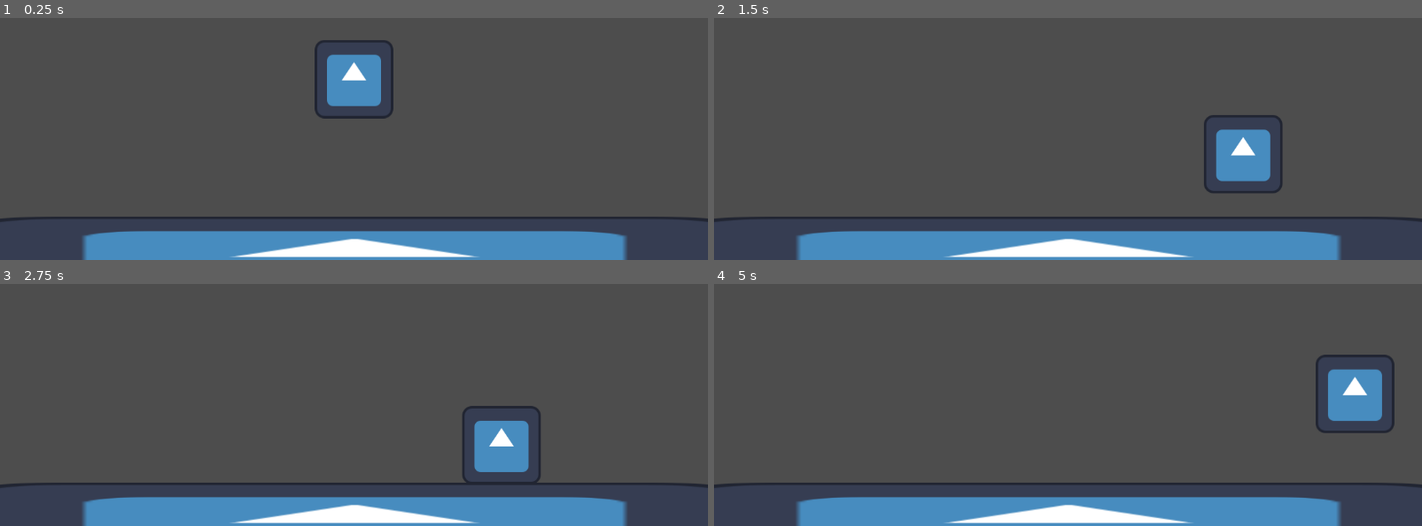
Above: before the commit, frames 1-4 (two rows, left to right).
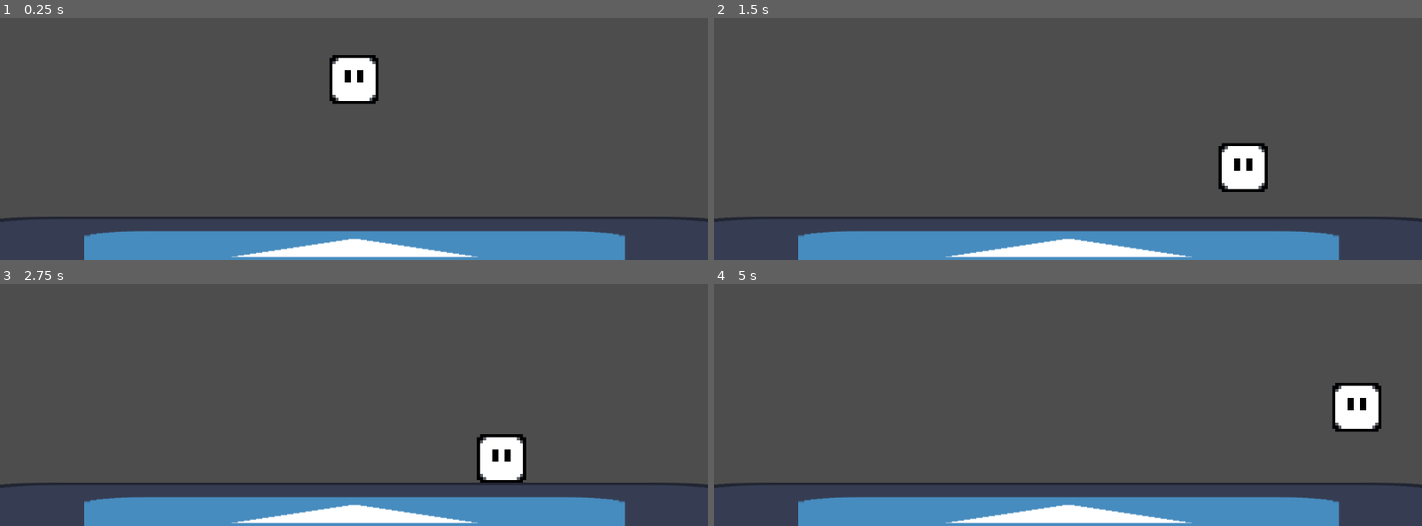
Above: after the commit, the same moments.

Repository: picalexs/LightBender
Game: Godot game, scene res://levels/test_room/test_scene.tscn
Same seed, same stepped clock (60 frames per second), same inputs: the game is played once before the commit and once after it. The engine's default icon, where the game draws it, is replaced by a stand-in: a white triangle on a blue panel in a dark square.
Inputs:
- Up to frame 1 (0.25 s): no input
- Up to frame 2 (1.5 s): tap Enter (ui_accept) at 0.5, 0.77 s; hold Right (ui_right) from 0.53 s (still down)
- Up to frame 3 (2.75 s): tap Enter (ui_accept) at 1.52 s; release Right (ui_right) at 2.03 s; hold Left (ui_left) from 2.03 s (still down)
- Up to frame 4 (5 s): release Left (ui_left) at 2.78 s; hold Right (ui_right) 2.78-4.28 s; tap Enter (ui_accept) at 3.02, 3.77, 4.52 s; hold Left (ui_left) from 4.28 s (still down)

The runs differ from the first frame. In frame 1, 2.2% of the frame differs, in the area x 11-89%, y 9-100%; in frame 2, 2.5%; in frame 3, 2.4%; in frame 4, 2.5%, in the area x 11-97%, y 29-100%.

Commit message:
Player: Added player sprite

Diff:
--- a/light-bender/features/player/player.tscn
+++ b/light-bender/features/player/player.tscn
@@ -1,17 +1,17 @@
 [gd_scene format=3 uid="uid://cblm3tvfam28g"]
 
 [ext_resource type="Script" uid="uid://begheutfsuq4x" path="res://features/player/player_movement.gd" id="1_fcb3x"]
-[ext_resource type="Texture2D" uid="uid://c1rdoupi6j7ni" path="res://icon.svg" id="2_emvbc"]
+[ext_resource type="Texture2D" uid="uid://cmkse7w70kbym" path="res://assets/sprites/Player.png" id="2_fcb3x"]
 
-[sub_resource type="CapsuleShape2D" id="CapsuleShape2D_i250s"]
-radius = 62.0
-height = 124.0
+[sub_resource type="CircleShape2D" id="CircleShape2D_emvbc"]
+radius = 40.0
 
 [node name="Player" type="CharacterBody2D" unique_id=640300134]
 script = ExtResource("1_fcb3x")
 
 [node name="Sprite2D" type="Sprite2D" parent="." unique_id=496765949]
-texture = ExtResource("2_emvbc")
+scale = Vector2(5, 5)
+texture = ExtResource("2_fcb3x")
 
 [node name="CollisionShape2D" type="CollisionShape2D" parent="." unique_id=280012028]
-shape = SubResource("CapsuleShape2D_i250s")
+shape = SubResource("CircleShape2D_emvbc")
--- a/light-bender/project.godot
+++ b/light-bender/project.godot
@@ -60,6 +60,7 @@
 
 [rendering]
 
+textures/canvas_textures/default_texture_filter=0
 rendering_device/driver.windows="d3d12"
 renderer/rendering_method="gl_compatibility"
 renderer/rendering_method.mobile="gl_compatibility"
Binary file added: light-bender/assets/sprites/Player.png
Not shown, added: light-bender/assets/sprites/Player.png.import
Binary file added: light-bender/assets/sprites/Sprite-0001.aseprite
Not shown, added: light-bender/assets/audio/.gitkeep
Not shown, added: light-bender/assets/ui/.gitkeep
